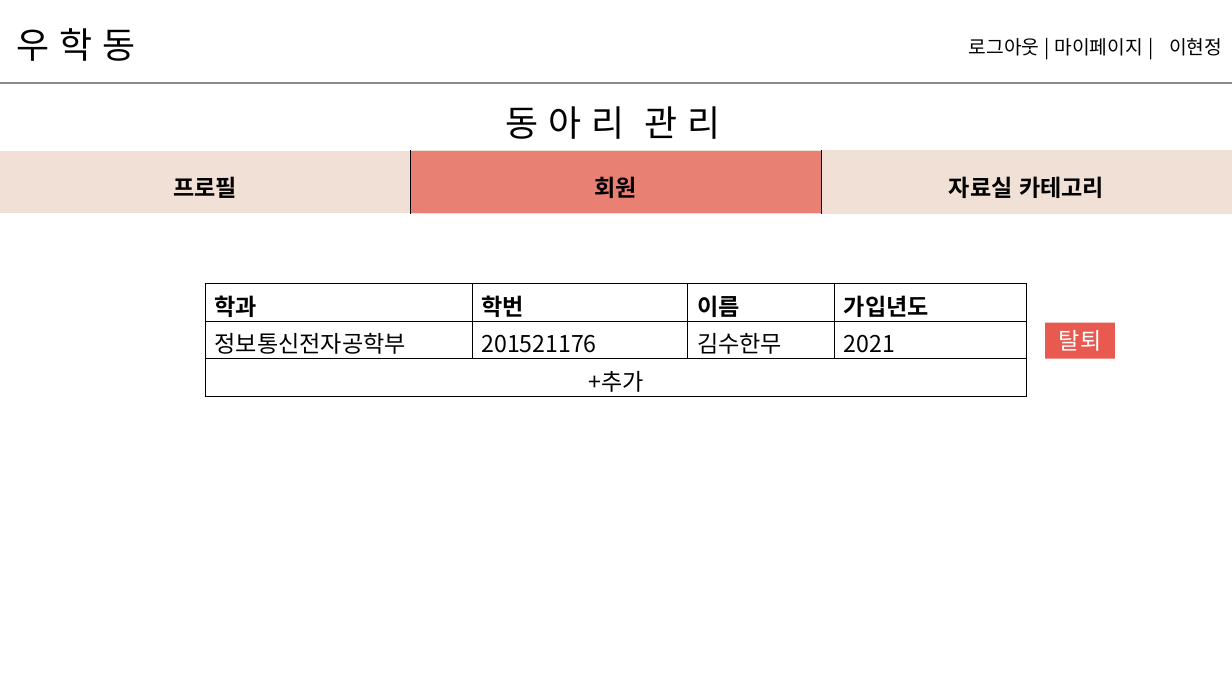
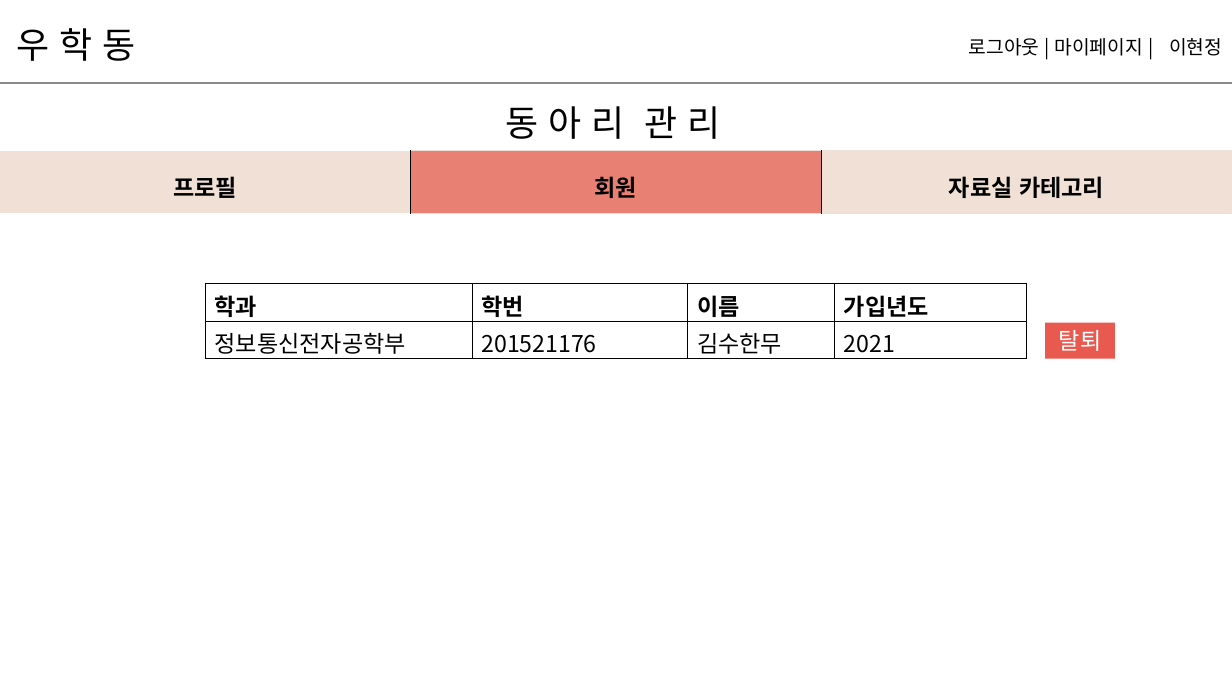
Before and after one commit to hyunniesss/ToyProject, a slide deck: slide 26 of document/와이어프레임/우학동_와이어프레임.pptx (slide 25 before the commit). Drawn at 1232x693 pixels with LibreOffice and Linux fonts; fonts in the diff are those of the drawing. Boxes give left, top, right and bottom in pixels: in the first picture for what was removed or moved away, otherwise in the second. Text is boxed around its words. In the diff, an @@ line names an element or a change of style, - is before the commit and + after.

```diff
--- a/document/와이어프레임/우학동_와이어프레임.pptx
+++ b/document/와이어프레임/우학동_와이어프레임.pptx
@@ table at bbox=[205, 284, 1027, 359] @@
-row 3: +추가 |  |  | 
```
Also in this commit, not shown: 1 other slide changed, 1 slide added, 1 other file.
